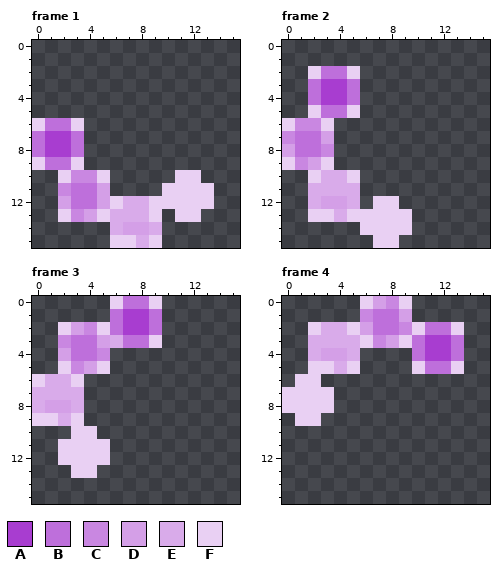
Edited in one commit: animated GIF sprite (img/ajax-loader.gif). Above, as it was before the edit.
The file is 16x16 pixels, 8 frames. Shown: frame 1, frame 2, frame 3, frame 4. The commit also changed other frames, which this record leaves out.
Palette (. is transparent): A #a83dd0  B #be6fdb  C #c987e1  D #d49fe7  E #d9abea  F #e9d0f3
Pixels before, frame 1, first column x 0:
 6 FBBF..........
 7 BAAB..........
 8 BAAB..........
 9 FBBF..........
10 ..FCCF.....FF.
11 ..CBBD....FFFF
12 ..DBBDFEEFFFFF
13 ..FCDFEEEF.FF.
14 ......EDDE....
15 ......FFEF....
Pixels before, frame 2, first column x 0:
 2 ..FBBF....
 3 ..BAAB....
 4 ..BAAB....
 5 ..FBBF....
 6 FCCF......
 7 CBBD......
 8 DBBC......
 9 FCDF......
10 ..FEEF....
11 ..EEEE....
12 ..EDDE.FF.
13 ..FFEFFFFF
14 ......FFFF
15 .......FF.
Pixels before, frame 3, first column x 0:
 0 ......FBBF
 1 ......BAAB
 2 ..FDCFBAAB
 3 ..CBBDEBBF
 4 ..DBBC....
 5 ..FCDF....
 6 FEEF......
 7 EEEE......
 8 EDDE......
 9 FFEF......
10 ...FF.....
11 ..FFFF....
12 ..FFFF....
13 ...FF.....
Pixels before, frame 4, first column x 0:
 0 ......FDCF....
 1 ......CBBD....
 2 ..FEEFDBBCFBBF
 3 ..EEEEFCDFBAAB
 4 ..EDDE....BAAB
 5 ..FFEF....FBBF
 6 .FF...........
 7 FFFF..........
 8 FFFF..........
 9 .FF...........
After the commit:
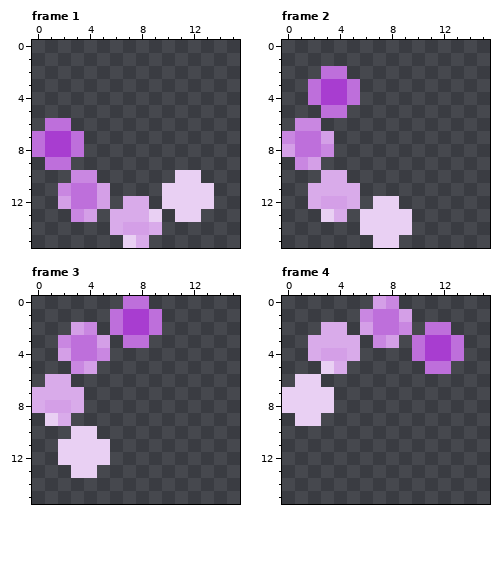
What changed:
Frame 1:
Colour F is gone in row 6 at x 0 and 3; in row 9 at x 0 and 3; in row 10 at x 2 and 5; in row 12 at x 6 and 9; in row 13 at x 2 and 5; in row 15 at x 6 and 9.
Frame 2:
Colour F is gone in row 2 at x 2 and 5; in row 5 at x 2 and 5; in row 6 at x 0 and 3; in row 9 at x 0 and 3; in row 10 at x 2 and 5; in row 13 at x 2 and 5.
Frame 3:
Colour E is gone in row 3 at x 6.
Colour F is gone in row 0 at x 6 and 9; in row 2 at x 2 and 5; in row 3 at x 9; in row 5 at x 2 and 5; in row 6 at x 0 and 3; in row 9 at x 0 and 3.
Frame 4:
Colour F is gone in row 0 at x 6 and 9; in row 2 at x 2, 5, 10 and 13; in row 3 at x 6 and 9; in row 5 at x 2, 5, 10 and 13.
Boxes around the changes in both pictures, in picture pixels (x1, y1, x2, y2):
erased: (32, 118, 162, 248)
erased: (282, 66, 360, 222)
erased: (32, 296, 162, 426)
erased: (308, 296, 464, 374)
